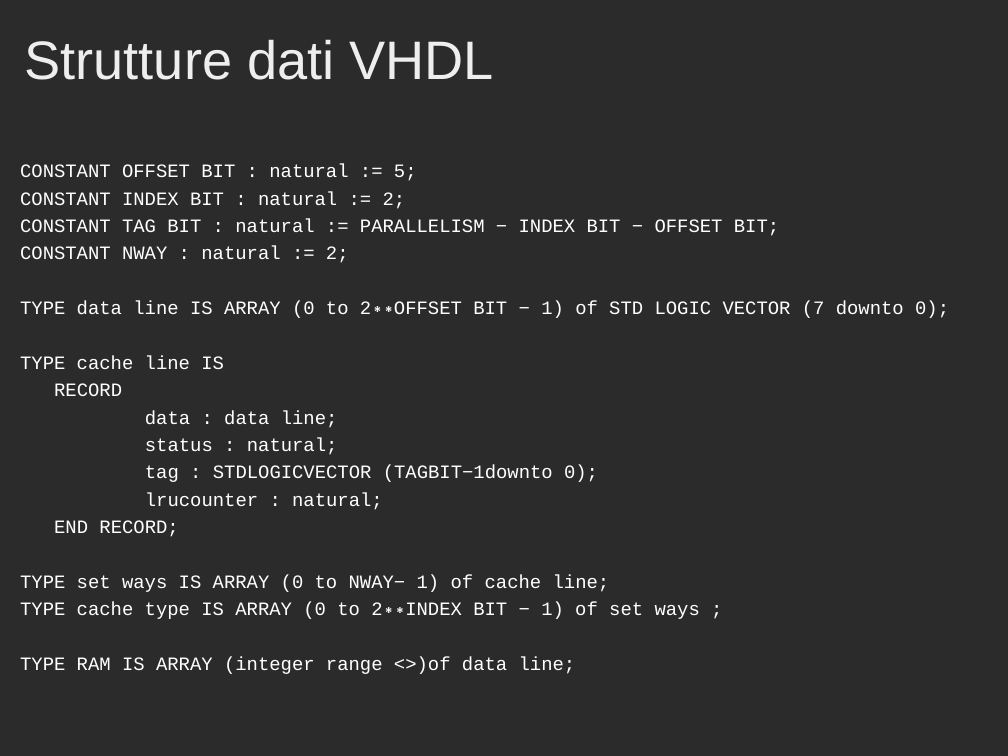
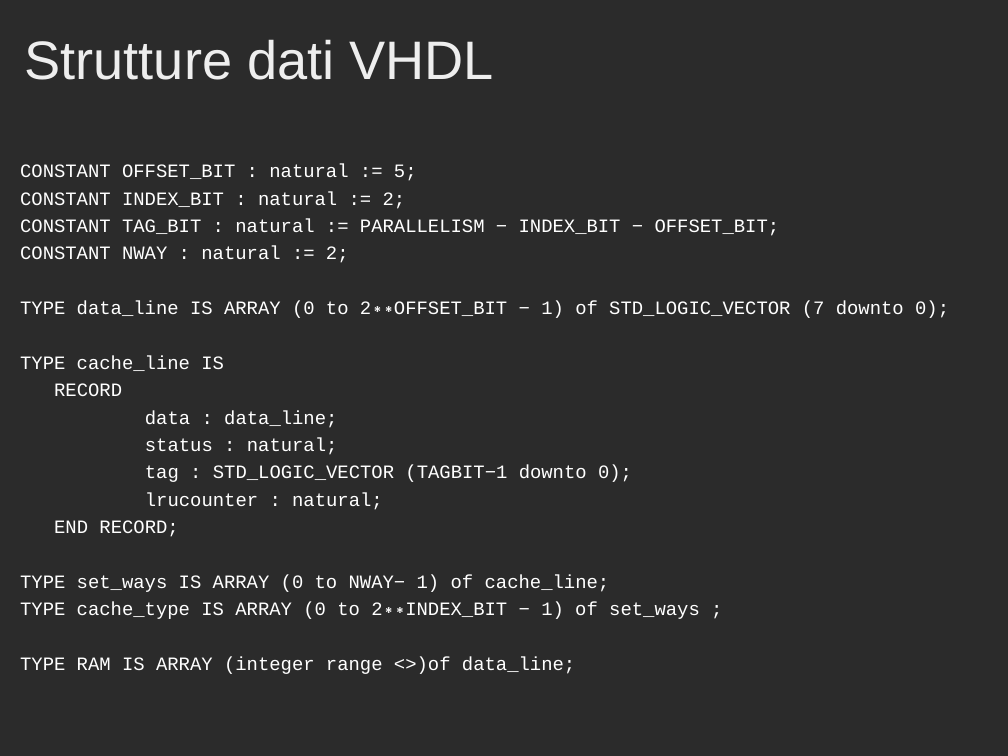
Before and after one commit to Muffo/dlxcache, a slide deck: slide 5 of Presentazione_Progetto_Cache.ppt (slide 4 before the commit). Drawn at 1008x756 pixels with LibreOffice and Linux fonts; fonts in the diff are those of the drawing; background and template pictures are left out; a plain dark background stands for a picture behind light text. Boxes give left, top, right and bottom in pixels: in the first picture for what was removed or moved away, otherwise in the second. Text is boxed around its words. In the diff, an @@ line names an element or a change of style, - is before the commit and + after.

```diff
--- a/Presentazione_Progetto_Cache.ppt
+++ b/Presentazione_Progetto_Cache.ppt
@@ text at (x1=20, y1=164, x2=780, y2=236): text changed @@
-CONSTANT OFFSET BIT : natural := 5;
-CONSTANT INDEX BIT : natural := 2;
-CONSTANT TAG BIT : natural := PARALLELISM − INDEX BIT − OFFSET BIT;
+CONSTANT OFFSET_BIT : natural := 5;
+CONSTANT INDEX_BIT : natural := 2;
+CONSTANT TAG_BIT : natural := PARALLELISM − INDEX_BIT − OFFSET_BIT;
@@ text at (x1=20, y1=301, x2=949, y2=371): text changed @@
-TYPE data line IS ARRAY (0 to 2∗∗OFFSET BIT − 1) of STD LOGIC VECTOR (7 downto 0);
-TYPE cache line IS
+TYPE data_line IS ARRAY (0 to 2∗∗OFFSET_BIT − 1) of STD_LOGIC_VECTOR (7 downto 0);
+TYPE cache_line IS
@@ text at (x1=145, y1=410, x2=337, y2=428): text changed @@
-data : data line;
+data : data_line;
@@ text at (x1=145, y1=465, x2=632, y2=482): text changed @@
-tag : STDLOGICVECTOR (TAGBIT−1downto 0);
+tag : STD_LOGIC_VECTOR (TAGBIT−1 downto 0);
@@ text at (x1=20, y1=575, x2=700, y2=674): text changed @@
-TYPE set ways IS ARRAY (0 to NWAY− 1) of cache line;
-TYPE cache type IS ARRAY (0 to 2∗∗INDEX BIT − 1) of set ways ;
-TYPE RAM IS ARRAY (integer range <>)of data line;
+TYPE set_ways IS ARRAY (0 to NWAY− 1) of cache_line;
+TYPE cache_type IS ARRAY (0 to 2∗∗INDEX_BIT − 1) of set_ways ;
+TYPE RAM IS ARRAY (integer range <>)of data_line;
```
Also in this commit, not shown: 9 other slides changed, 6 slides added, 5 slides removed, 1 other file.
